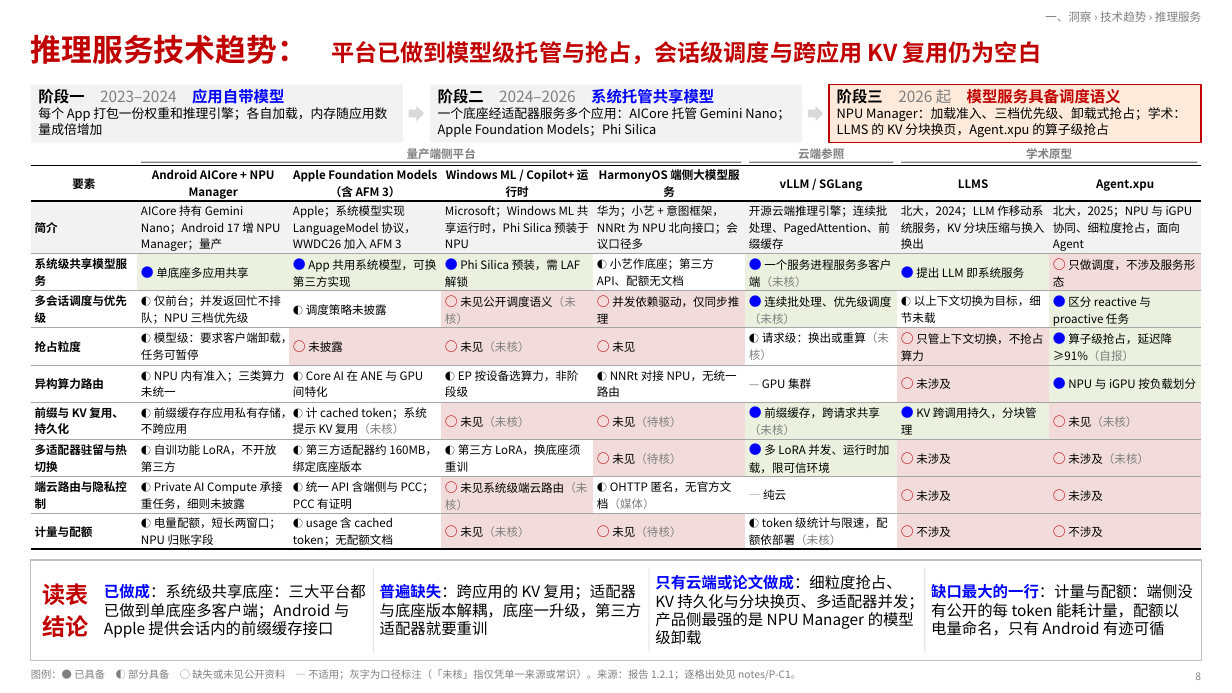
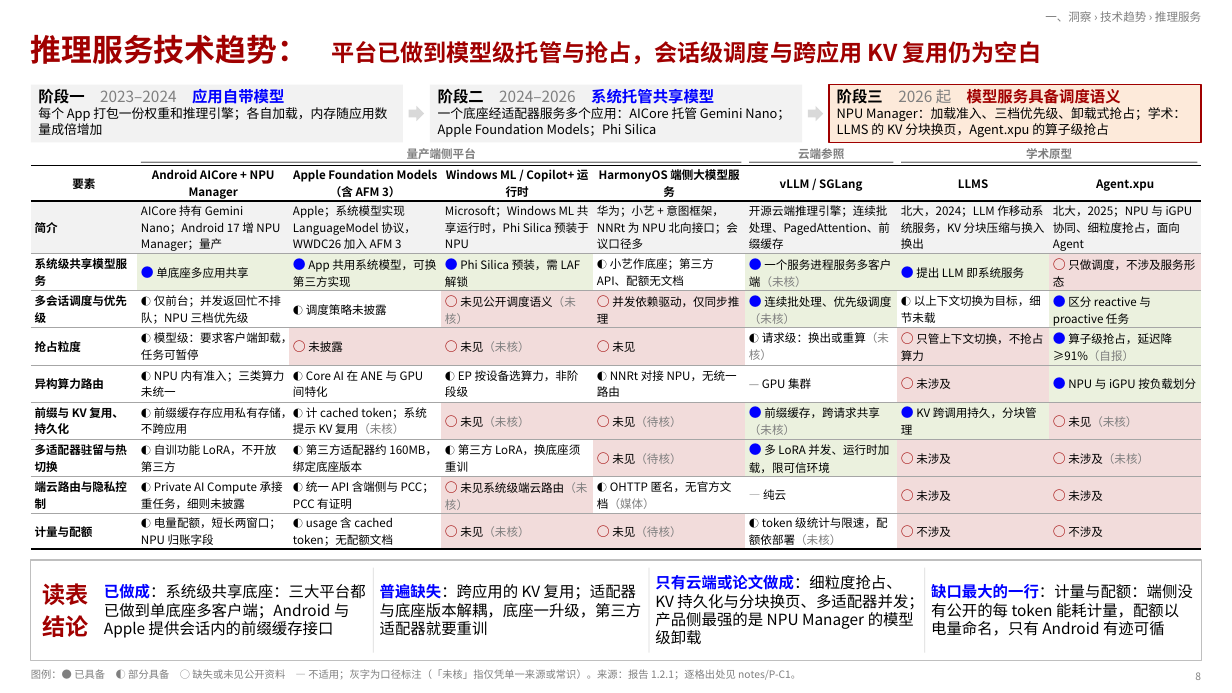
Before and after one commit to SiriusBHU/memory_system_architecture_summary, a slide deck: slide 8 of proposals/agentos-components/ppt/AgentOS三项系统服务-汇报.pptx. Drawn at 1232x693 pixels with LibreOffice and Linux fonts; fonts in the diff are those of the drawing. Boxes give left, top, right and bottom in pixels: in the first picture for what was removed or moved away, otherwise in the second. Text is boxed around its words. In the diff, an @@ line names an element or a change of style, - is before the commit and + after.

```diff
--- a/proposals/agentos-components/ppt/AgentOS三项系统服务-汇报.pptx
+++ b/proposals/agentos-components/ppt/AgentOS三项系统服务-汇报.pptx
@@ text "推理服务技术趋势： 平台已做到模型级托管与抢占，会话级调度与跨应用 KV 复用仍为空白" at (31, 34, 1042, 64): text colour #C00000 to #A00000 @@
@@ rectangle at (829, 85, 1202, 142): outline #C00000 1.25 pt to #A00000 1.25 pt @@
@@ text "阶段三 2026 起 模型服务具备调度语义" at (898, 89, 1121, 104): text colour #C00000 to #A00000 in "模型服务具备调度语义" @@
@@ table at (30, 165, 1204, 550) @@
@@ text colour #C00000 to #A00000 in "○", "○", "○", "○" and 17 more places @@
@@ text "读表" at (42, 583, 88, 637): text colour #C00000 to #A00000 @@
```
Also in this commit, not shown: 49 other slides changed, 58 other files.
